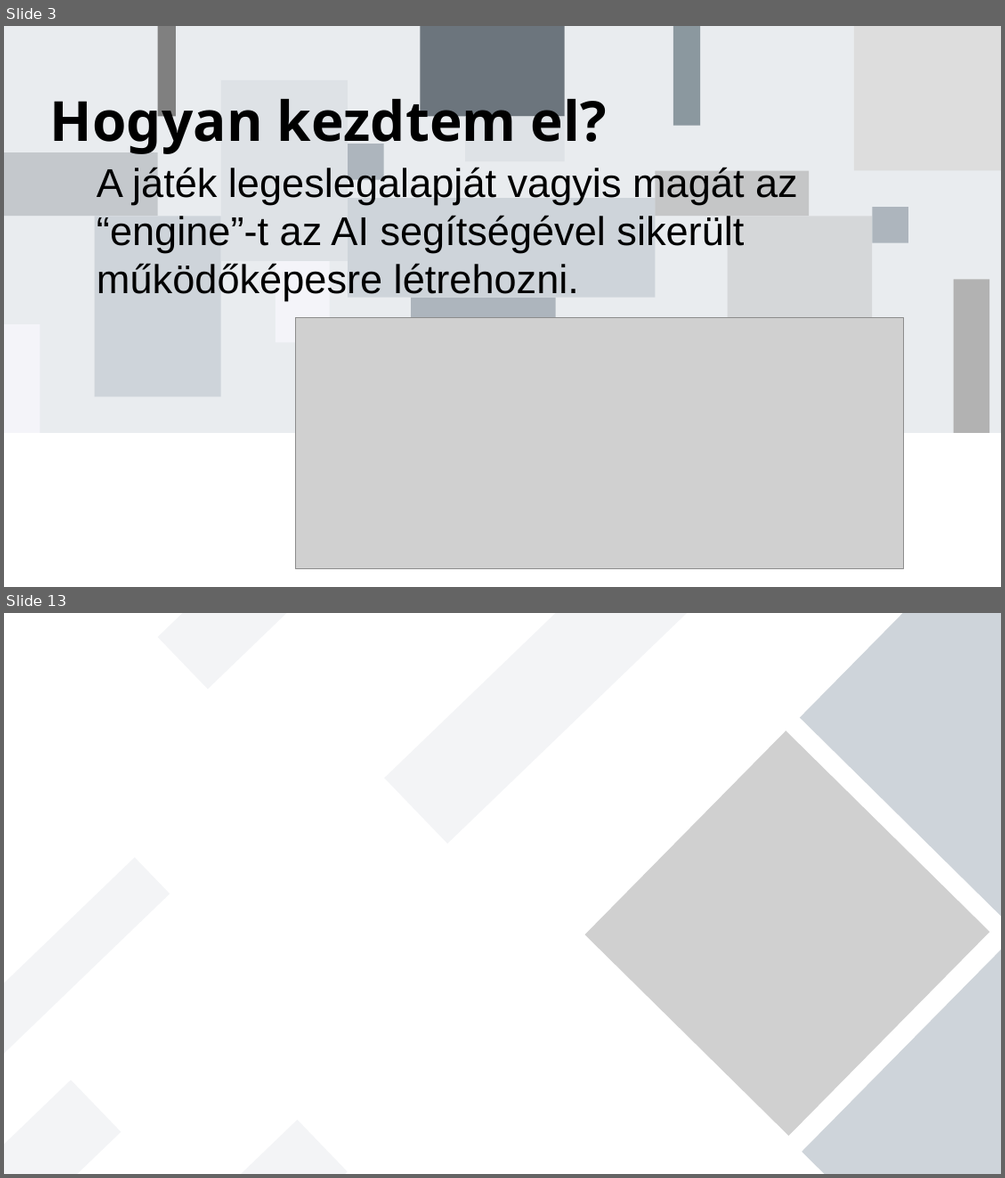
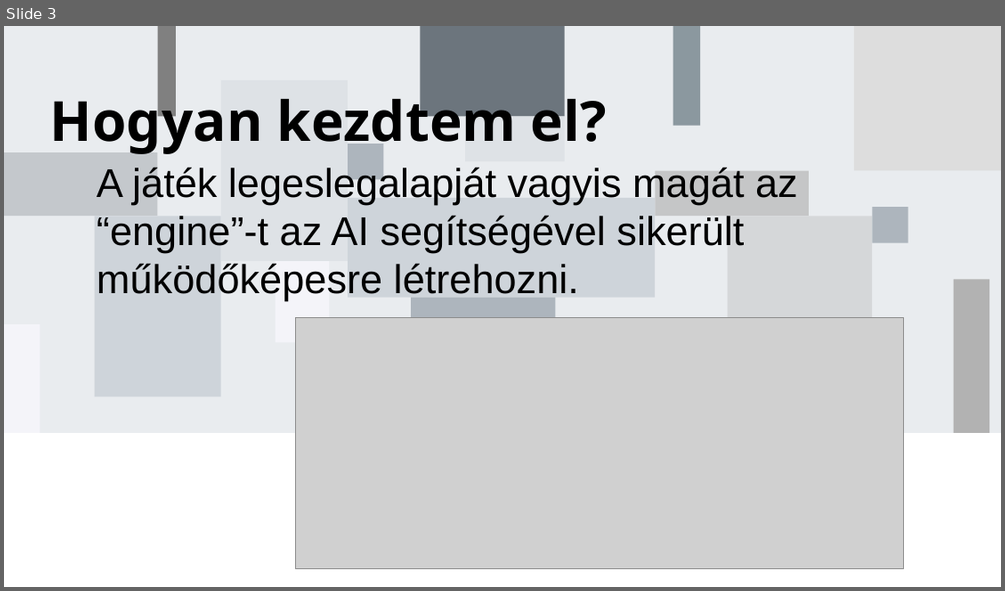
Before and after one commit to badam-dev/lvl_devil, a slide deck: lvl-devil.pptx. Shown one above the other, each under a label of ours: slides 3 and 13 before the commit, slide 3 after it; the slides between them are not shown. The pictures are 1005x1178 and 1005x591 pixels, drawn with LibreOffice and Linux fonts; fonts in the diff are those of the drawing; grey boxes stand for pictures. Boxes give left, top, right and bottom in pixels: in the first picture for what was removed or moved away, otherwise in the second. Text is boxed around its words. In the diff, an @@ line names an element or a change of style, - is before the commit and + after.

```diff
--- a/lvl-devil.pptx
+++ b/lvl-devil.pptx
@@ slide 13 removed at bbox=[4, 613, 1001, 1174], background #FFFFFF @@
@@ rectangle removed at bbox=[158, 613, 392, 689] @@
@@ rectangle removed at bbox=[385, 613, 695, 844] @@
@@ rectangle removed at bbox=[800, 613, 1001, 919] @@
@@ picture removed at bbox=[584, 730, 990, 1135] @@
@@ rectangle removed at bbox=[4, 857, 170, 1071] @@
@@ rectangle removed at bbox=[802, 948, 1001, 1174] @@
@@ rectangle removed at bbox=[4, 1079, 121, 1174] @@
@@ rectangle removed at bbox=[113, 1119, 348, 1174] @@
```
Also in this commit, not shown: 1 slide changed, 5 slides added, 8 other slides removed, 6 other files.
